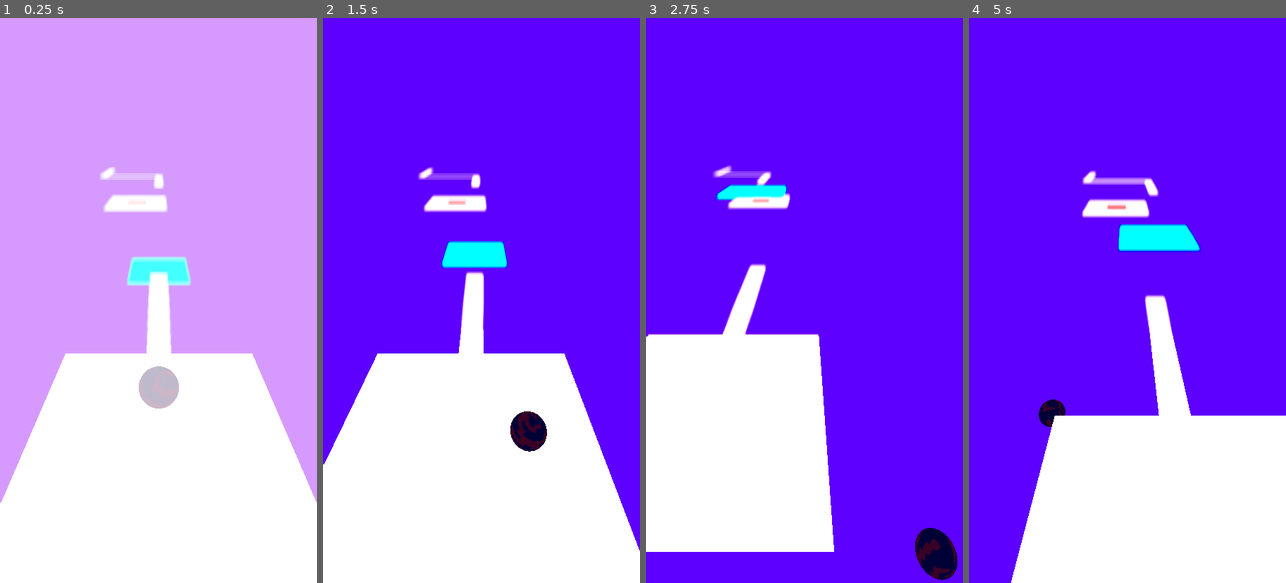
Above: before the commit, frames 1-4 (left to right).
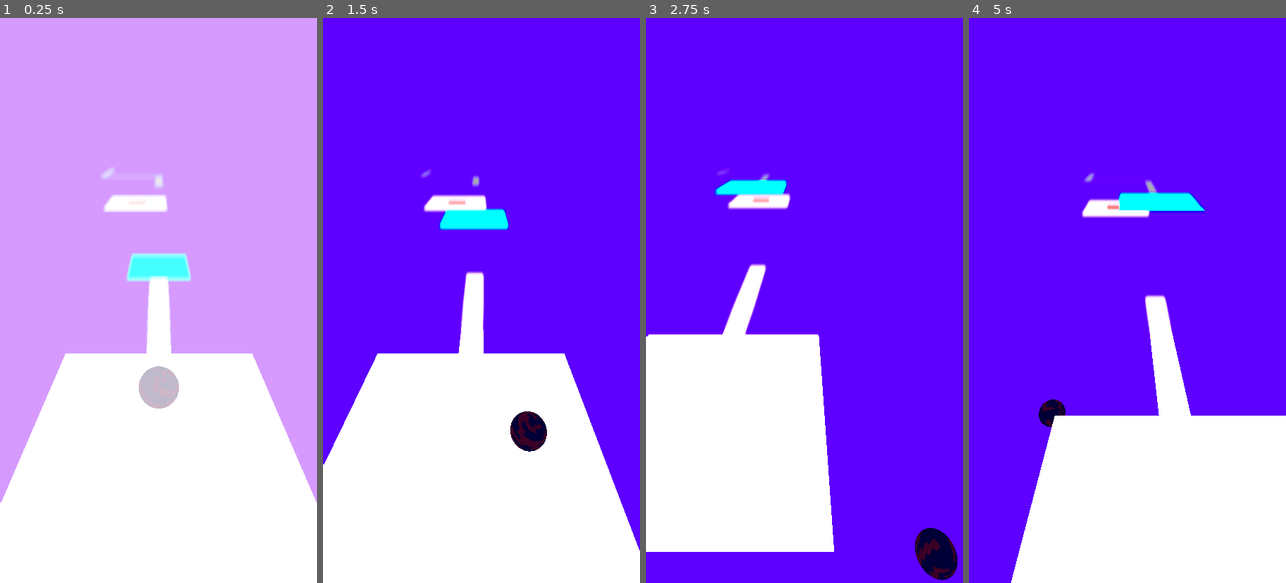
Above: after the commit, the same moments.

Repository: Xarithma/Godot-Ballance-Template
Game: Godot game, scene res://src/test/levels/level_02.tscn
Two runs of this game, one before a commit and one after it. Both use one fixed random seed, a clock stepped at 60 frames per second and the inputs below. This scene is started directly instead of the project's main scene.
Inputs:
- Up to frame 1 (0.25 s): no input
- Up to frame 2 (1.5 s): hold D (move_right) 0.53-1.28 s; hold S (move_down) from 1.28 s (still down)
- Up to frame 3 (2.75 s): release S (move_down) at 2.03 s; hold D (move_right) from 2.03 s (still down)
- Up to frame 4 (5 s): release D (move_right) at 2.78 s; hold W (move_up) 2.78-3.53 s; hold A (move_left) from 3.53 s (still down)

The runs differ from the first frame. In frame 1, 0.9% of the frame differs, in the area x 31-61%, y 26-48%; in frame 2, 1.9%; in frame 3, 0.7%; in frame 4, 2.5%, in the area x 35-75%, y 27-42%.

Commit message:
Update 4/10/2021 16:21

Diff:
--- a/godot/src/main_menu/main_menu.tscn
+++ b/godot/src/main_menu/main_menu.tscn
@@ -1,8 +1,7 @@
-[gd_scene load_steps=12 format=2]
+[gd_scene load_steps=11 format=2]
 
 [ext_resource path="res://src/dynamic_fonts/title.tres" type="DynamicFont" id=1]
 [ext_resource path="res://src/test/player/player.tscn" type="PackedScene" id=2]
-[ext_resource path="res://src/main_menu/main_menu.gd" type="Script" id=3]
 [ext_resource path="res://src/test/level_elements/level_transition.tscn" type="PackedScene" id=4]
 [ext_resource path="res://src/main_menu/start_game.gd" type="Script" id=5]
 
@@ -27,7 +26,6 @@
 extents = Vector3( 2.67206, 0.43229, 2.66194 )
 
 [node name="MainMenu" type="Spatial"]
-script = ExtResource( 3 )
 
 [node name="VBoxContainer" type="VBoxContainer" parent="."]
 anchor_left = 0.05
--- a/godot/src/test/levels/level_02.tscn
+++ b/godot/src/test/levels/level_02.tscn
@@ -38,10 +38,14 @@
 rough = true
 absorbent = true
 
-[sub_resource type="BoxShape" id=13]
+[sub_resource type="BoxShape" id=9]
 extents = Vector3( 4, 0.1, 4 )
 
+[sub_resource type="SpatialMaterial" id=13]
+albedo_color = Color( 0.45098, 0.45098, 0.45098, 1 )
+
 [sub_resource type="PlaneMesh" id=10]
+material = SubResource( 13 )
 size = Vector2( 10, 1 )
 
 [sub_resource type="ConcavePolygonShape" id=11]
@@ -57,10 +61,10 @@
 tracks/0/imported = false
 tracks/0/enabled = true
 tracks/0/keys = {
-"times": PoolRealArray( 0, 1, 3, 4, 5 ),
-"transitions": PoolRealArray( 1, 1, 1, 1, 1 ),
+"times": PoolRealArray( 0, 2.5 ),
+"transitions": PoolRealArray( 1, 1 ),
 "update": 0,
-"values": [ Vector3( -24.5, 0, 0 ), Vector3( -24.5, 0, 0 ), Vector3( -24.5, 10, 0 ), Vector3( -24.5, 10, 0 ), Vector3( -24.5, 0, 0 ) ]
+"values": [ Vector3( -24.5, 0, 0 ), Vector3( -24.5, 10, 0 ) ]
 }
 
 [node name="Level 2" type="Spatial"]
@@ -102,7 +106,7 @@
 shape = SubResource( 5 )
 
 [node name="MovingPlatform" type="MeshInstance" parent="Map"]
-transform = Transform( 1, 0, 0, 0, 1, 0, 0, 0, 1, -26.2, 0, 0 )
+transform = Transform( 1, 0, 0, 0, 1, 0, 0, 0, 1, -24.5, 0, 0 )
 mesh = SubResource( 7 )
 material/0 = null
 
Not shown: 2 places in godot/src/test/levels/level_02.tscn that only renumber resources
